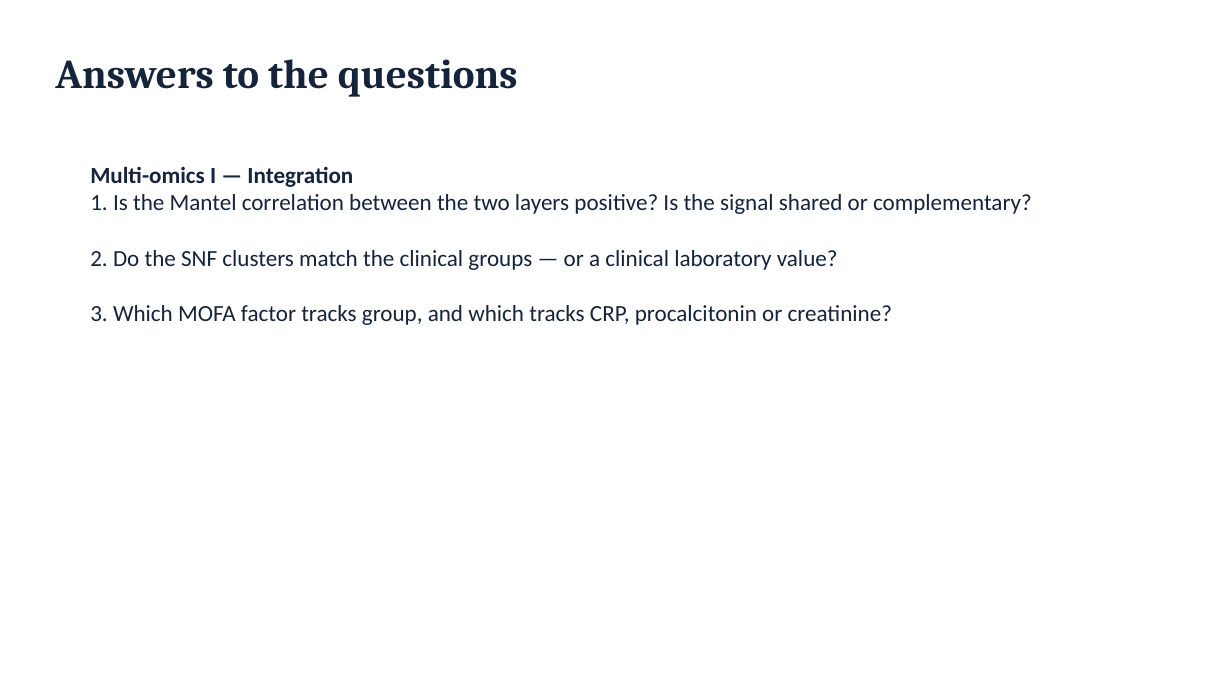
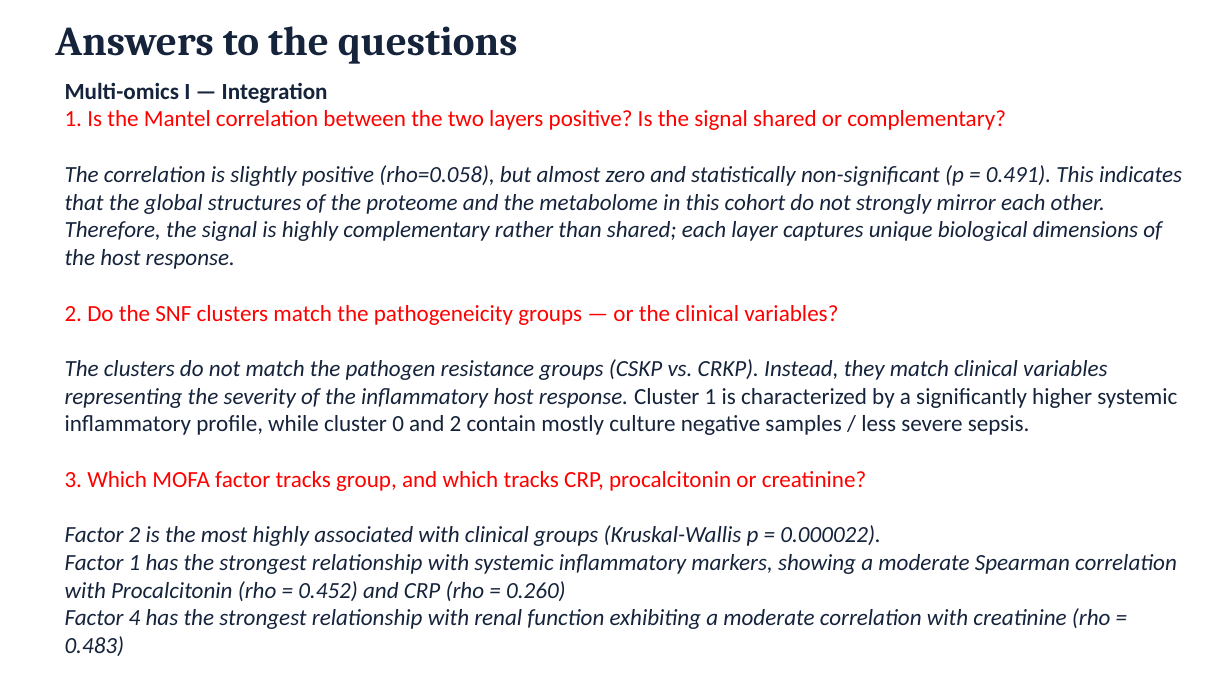
Before and after one commit to biosustain/dsp_multiomics_workshop, a slide deck: slide 30 of slides/01_workshop_introduction.pptx. Drawn at 1232x693 pixels with LibreOffice and Linux fonts; fonts in the diff are those of the drawing. Boxes give left, top, right and bottom in pixels: in the first picture for what was removed or moved away, otherwise in the second. Text is boxed around its words. In the diff, an @@ line names an element or a change of style, - is before the commit and + after.

Commit message:
Updated the explanations of multiomics I, added answers to the questions, searched for mat2b and cys/methio metab

```diff
--- a/slides/01_workshop_introduction.pptx
+++ b/slides/01_workshop_introduction.pptx
@@ title "Answers to the questions": place and size @@
-title "Answers to the questions" at box(55, 59, 518, 97)
+title "Answers to the questions" at box(55, 26, 518, 64)
@@ text "Multi-omics I — Integration": place and size @@
-text "Multi-omics I — Integration" at box(90, 166, 1032, 325)
+text "Multi-omics I — Integration" at box(65, 82, 1182, 656)
@@ text at box(65, 110, 1006, 491): text colour #15233B to #FF0000 in "1. Is the Mantel correlation between the ...", "3. Which MOFA factor tracks group, and ..." @@
@@ text at box(65, 165, 1182, 435): text changed; italic on @@
-2. Do the SNF clusters match the clinical groups — or a clinical laboratory value?
+The correlation is slightly positive (rho=0.058), but almost zero and statistically non-significant (p = 0.491). This indicates that the global structures of the proteome and the metabolome in this cohort do not strongly mirror each other. Therefore, the signal is highly complementary rather than shared; each layer captures unique biological dimensions of the host response.
+2. Do the SNF clusters match the pathogeneicity groups — or the clinical variables?
+The clusters do not match the pathogen resistance groups (CSKP vs. CRKP). Instead, they match clinical variables representing the severity of the inflammatory host response. Cluster 1 is characterized by a significantly higher systemic inflammatory profile, while cluster 0 and 2 contain mostly culture negative samples / less severe sepsis.
@@ text at box(65, 525, 1177, 656): paragraphs added @@
+Factor 2 is the most highly associated with clinical groups (Kruskal-Wallis p = 0.000022).
+Factor 1 has the strongest relationship with systemic inflammatory markers, showing a moderate Spearman correlation with Procalcitonin (rho = 0.452) and CRP (rho = 0.260)
+Factor 4 has the strongest relationship with renal function exhibiting a moderate correlation with creatinine (rho = 0.483)
```
Also in this commit, not shown: 2 other slides changed, 2 other files.
